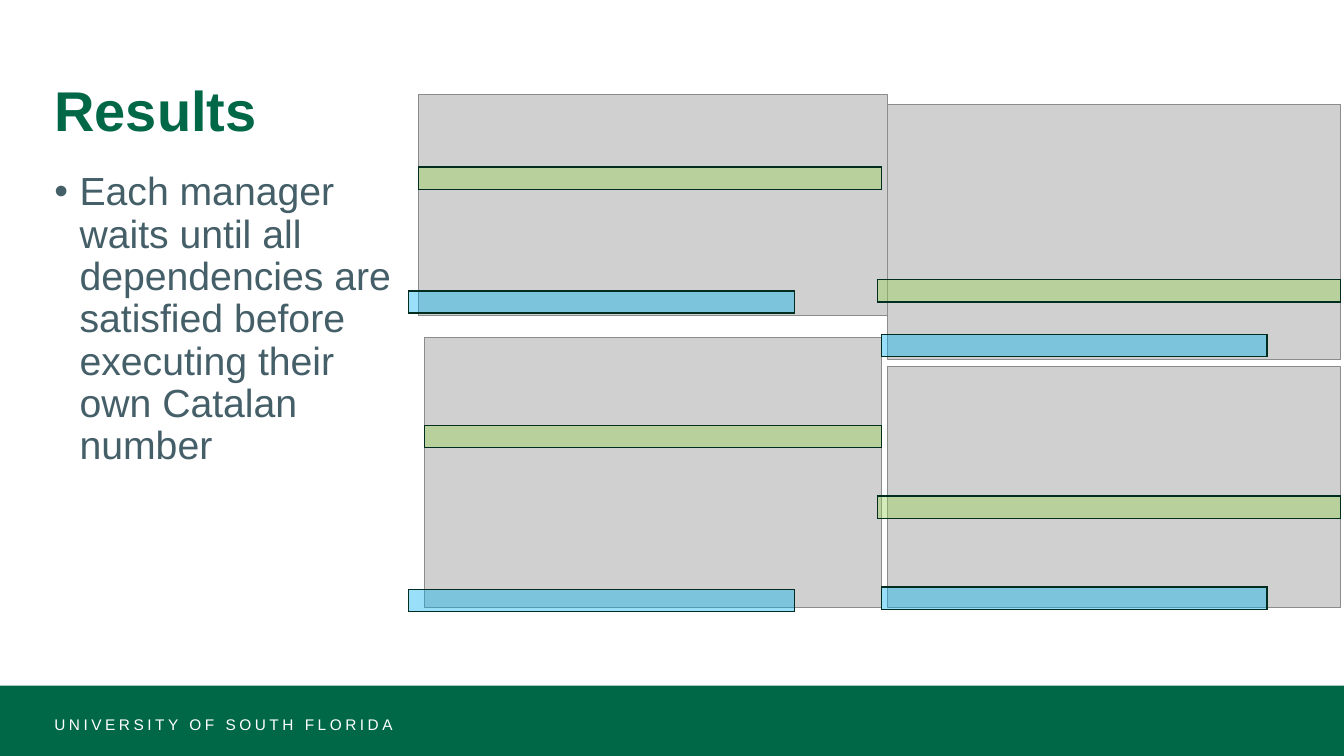
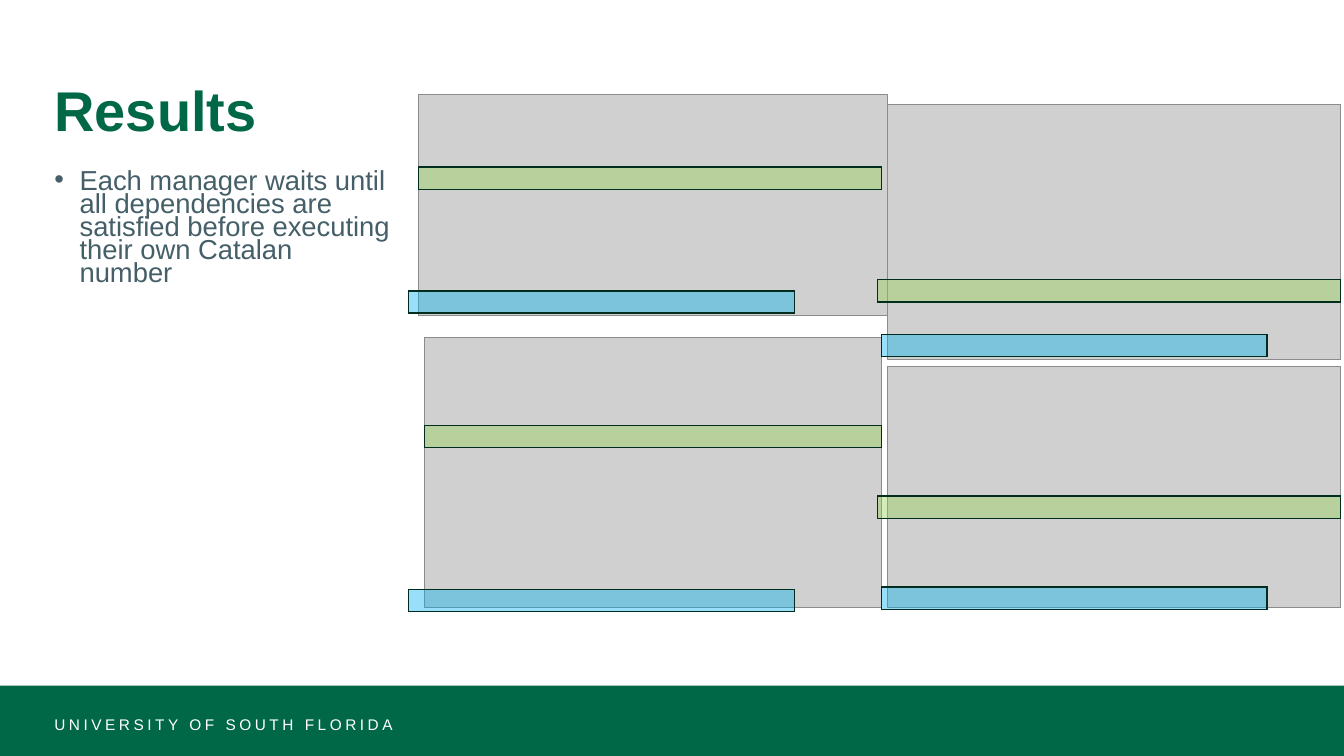
Before and after one commit to KS-AO-HUB/OS-Group-Project, a slide deck: slide 9 of catalan.pptx (slide 8 before the commit). Drawn at 1344x756 pixels with LibreOffice and Linux fonts; fonts in the diff are those of the drawing; grey boxes stand for pictures. Boxes give left, top, right and bottom in pixels: in the first picture for what was removed or moved away, otherwise in the second. Text is boxed around its words. In the diff, an @@ line names an element or a change of style, - is before the commit and + after.

```diff
--- a/catalan.pptx
+++ b/catalan.pptx
@@ text "Each manager waits until all ..." at [80, 170, 390, 283]: size 28 to 19.6 pt; line spacing 0.9 to 0.7 @@
```
Also in this commit, not shown: 9 other slides changed, 1 slide added, 1 other file.
